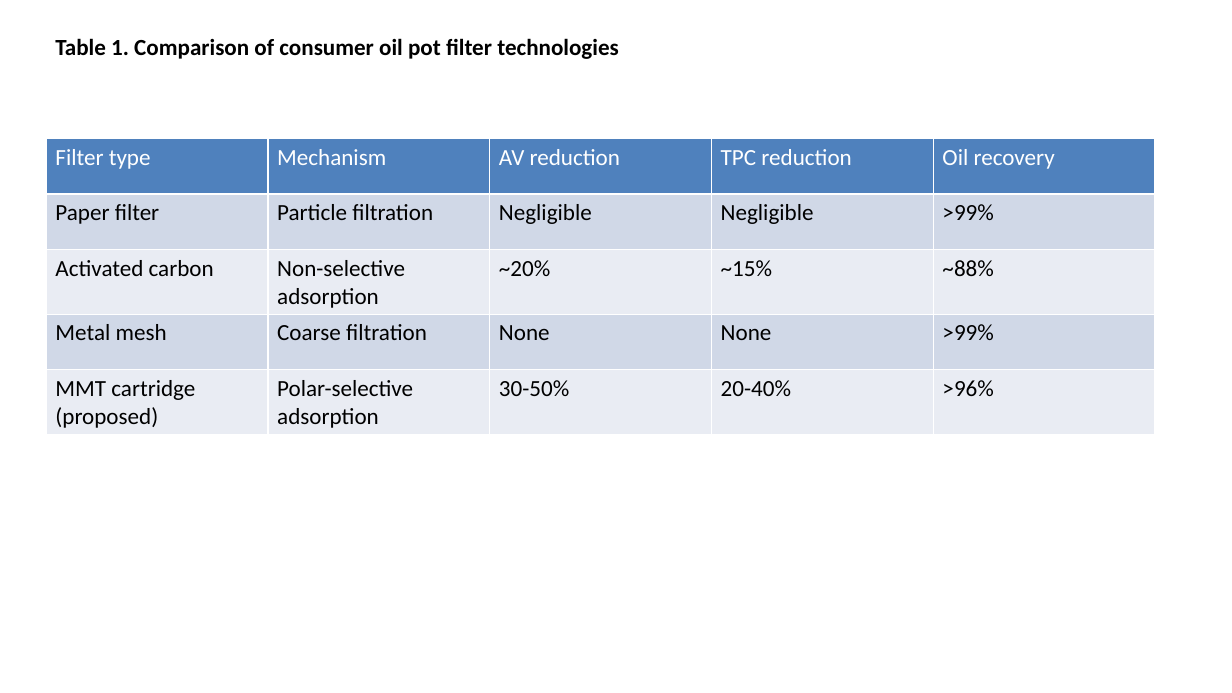
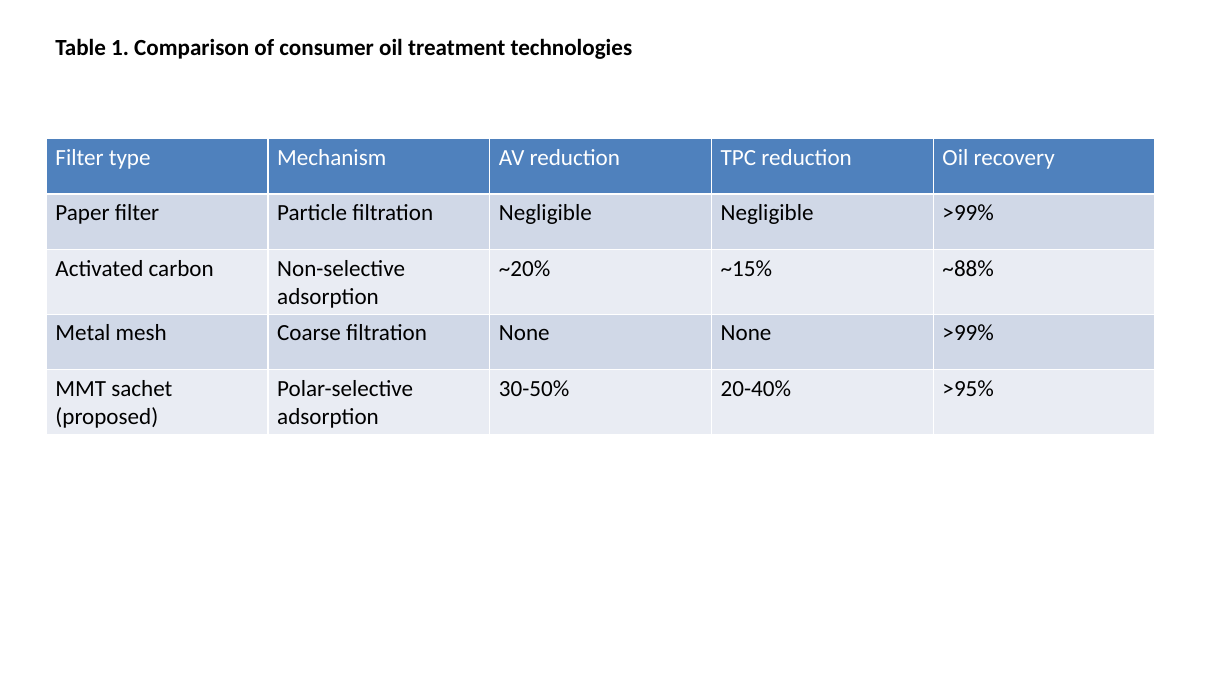
Before and after one commit to bougtoir/heat-accidents-mortality, a slide deck: slide 1 of montmorillonite_oil/figures_tables.pptx. Drawn at 1232x693 pixels with LibreOffice and Linux fonts; fonts in the diff are those of the drawing. Boxes give left, top, right and bottom in pixels: in the first picture for what was removed or moved away, otherwise in the second. Text is boxed around its words. In the diff, an @@ line names an element or a change of style, - is before the commit and + after.

```diff
--- a/montmorillonite_oil/figures_tables.pptx
+++ b/montmorillonite_oil/figures_tables.pptx
@@ text at (x1=55, y1=38, x2=633, y2=59): text changed @@
-Table 1. Comparison of consumer oil pot filter technologies
+Table 1. Comparison of consumer oil treatment technologies
@@ table at (x1=46, y1=139, x2=1155, y2=432) @@
-row 5, column 1: MMT cartridge (proposed)
+row 5, column 1: MMT sachet (proposed)
-row 5, column 5: >96%
+row 5, column 5: >95%
```
Also in this commit, not shown: 2 other slides changed, 5 other files.
